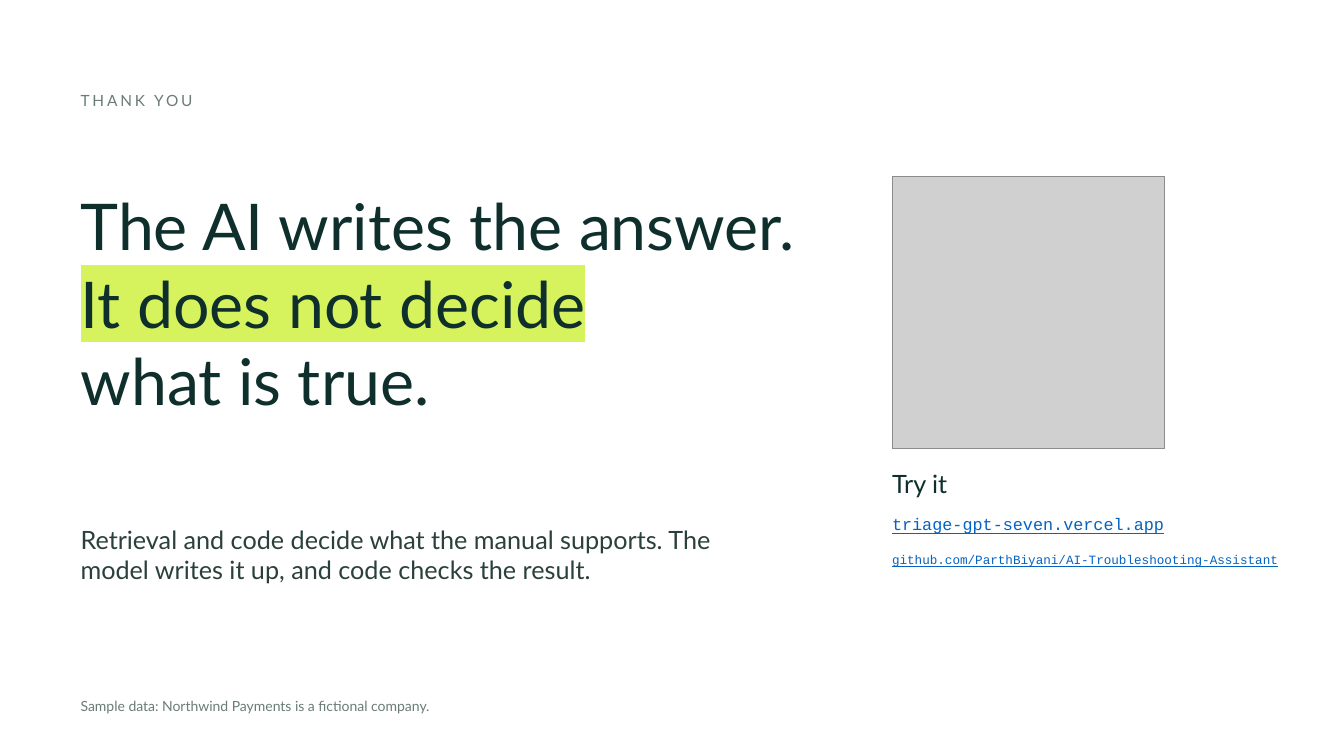
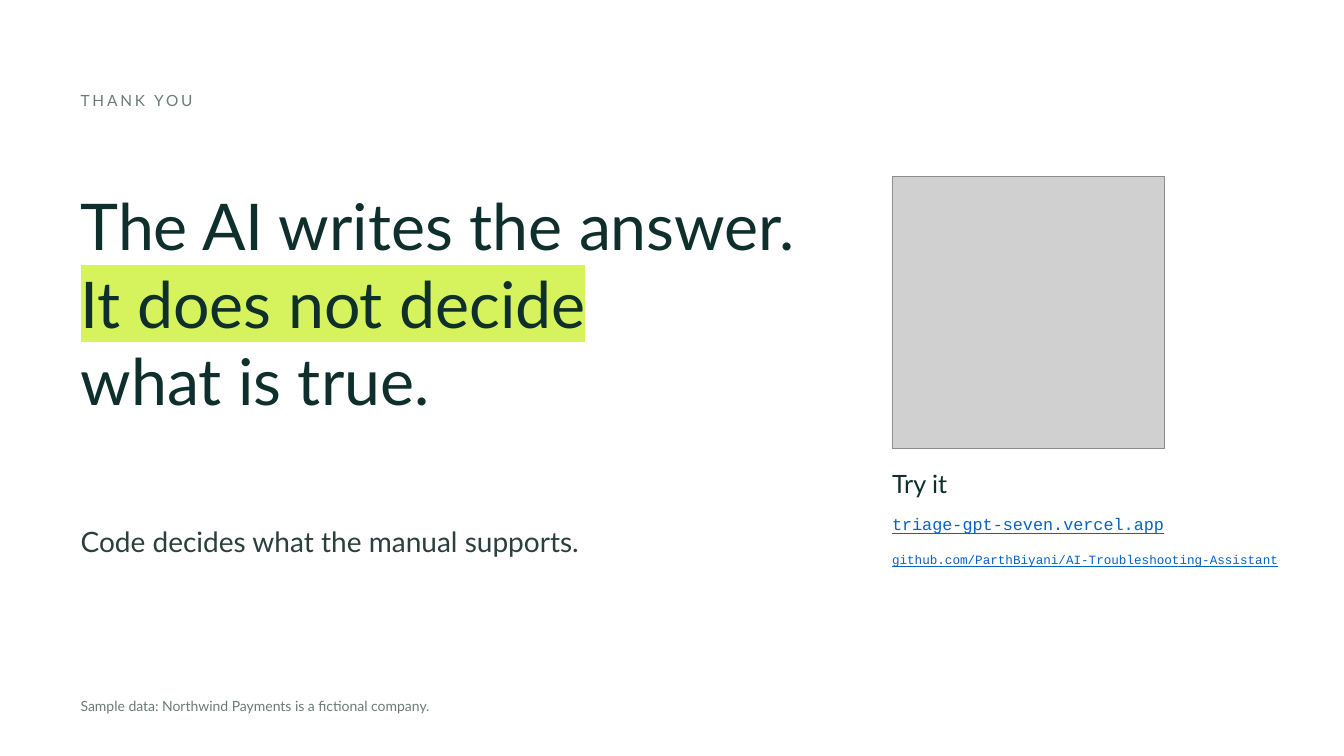
Before and after one commit to ParthBiyani/AI-Troubleshooting-Assistant, a slide deck: slide 11 of docs/presentation/TriageGPT_deck.pptx (slide 12 before the commit). Drawn at 1344x756 pixels with LibreOffice and Linux fonts; fonts in the diff are those of the drawing; grey boxes stand for pictures. Boxes give left, top, right and bottom in pixels: in the first picture for what was removed or moved away, otherwise in the second. Text is boxed around its words. In the diff, an @@ line names an element or a change of style, - is before the commit and + after.

```diff
--- a/docs/presentation/TriageGPT_deck.pptx
+++ b/docs/presentation/TriageGPT_deck.pptx
@@ text at bbox=[81, 531, 579, 557]: text changed; size 18 to 20 pt @@
-Retrieval and code decide what the manual supports. The model writes it up, and code checks the result.
+Code decides what the manual supports.
```
Also in this commit, not shown: 12 other slides changed, 1 slide added, 1 slide removed.
